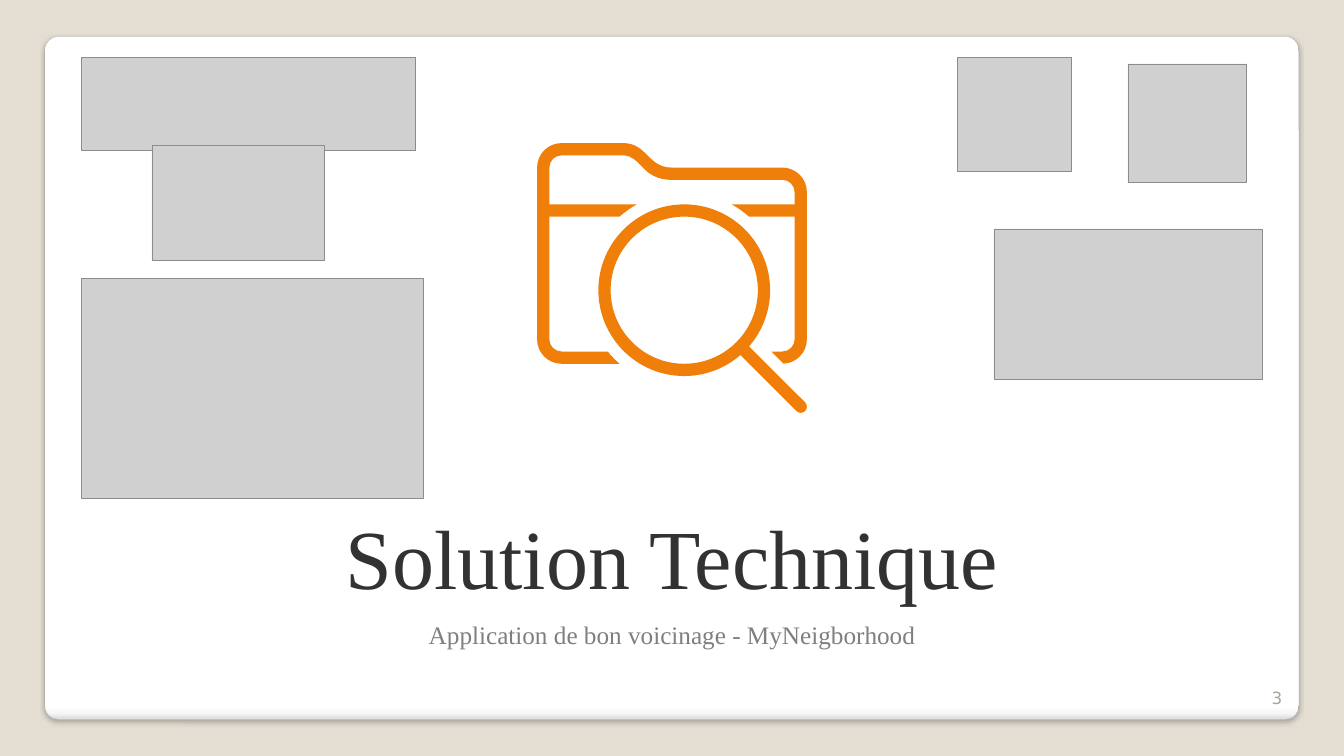
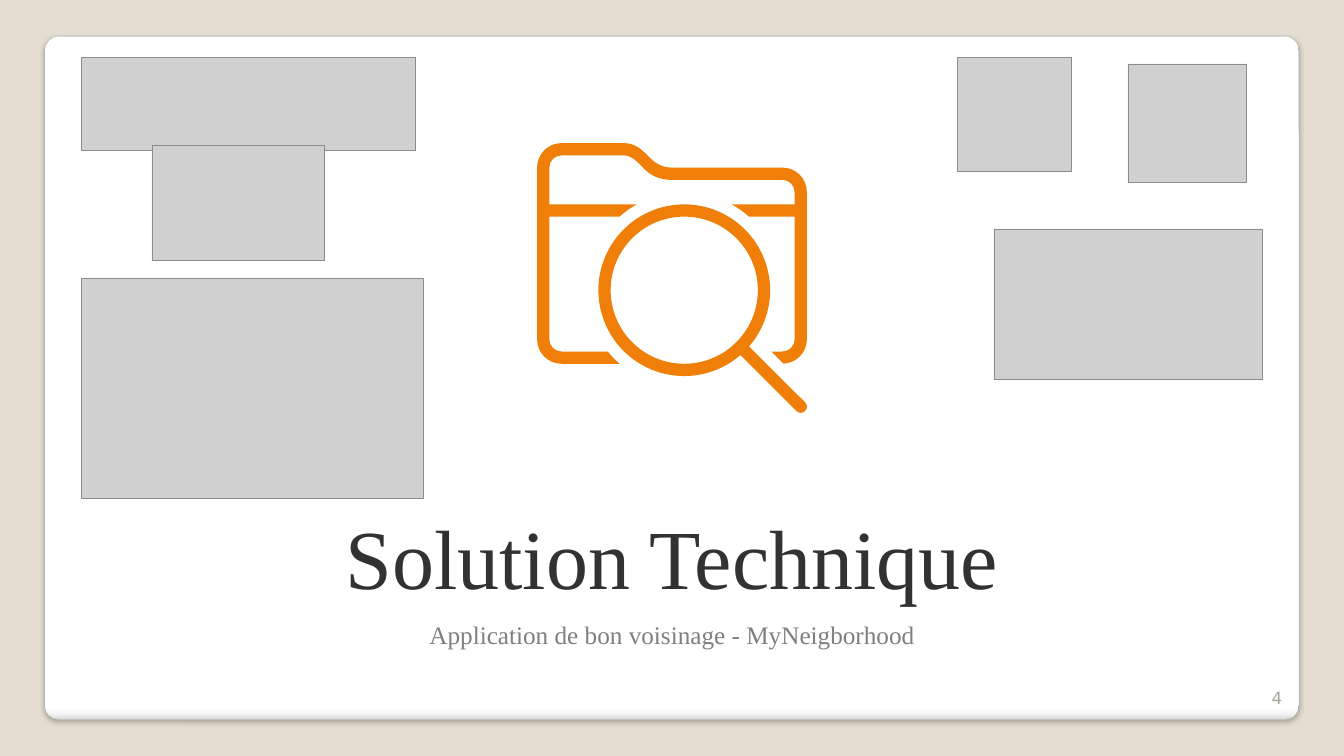
Before and after one commit to rvallet/ocp12-neighborhood-app, a slide deck: slide 4 of doc/OPC12-Présentation.pptx (slide 3 before the commit). Drawn at 1344x756 pixels with LibreOffice and Linux fonts; fonts in the diff are those of the drawing; grey boxes stand for pictures. Boxes give left, top, right and bottom in pixels: in the first picture for what was removed or moved away, otherwise in the second. Text is boxed around its words. In the diff, an @@ line names an element or a change of style, - is before the commit and + after.

```diff
--- a/doc/OPC12-Présentation.pptx
+++ b/doc/OPC12-Présentation.pptx
@@ text at [429,626,914,650]: text changed @@
-Application de bon voicinage - MyNeigborhood
+Application de bon voisinage - MyNeigborhood
@@ page number at [1272,692,1283,704]: text changed @@
-3
+4
```
Also in this commit, not shown: 1 other slide changed, 4 slides added, 6 other files.
